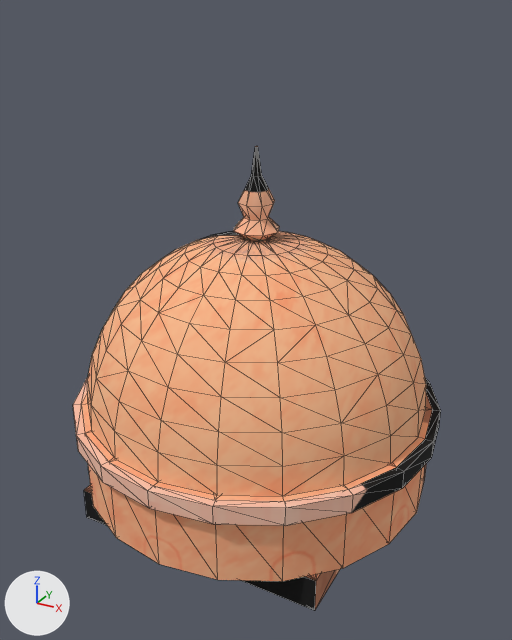
A saved change to the FBX model desert-fps/assets/out/dome/dome.fbx.
The view is the same before and after, from a 50 mm lens placed at (0.0958, -0.1745, 0.1493), pointed at (0.0017, -0.0033, 0.0638). Every picture has the same lights, and +X, +Y and +Z are marked at lower left. The first picture is the older version. Mesh edges are drawn as thin lines. Where no turn or scale is listed for an object, it has been applied to the vertices. Vertices at exactly the same position are counted once.

In view in the first picture: 'dome'.
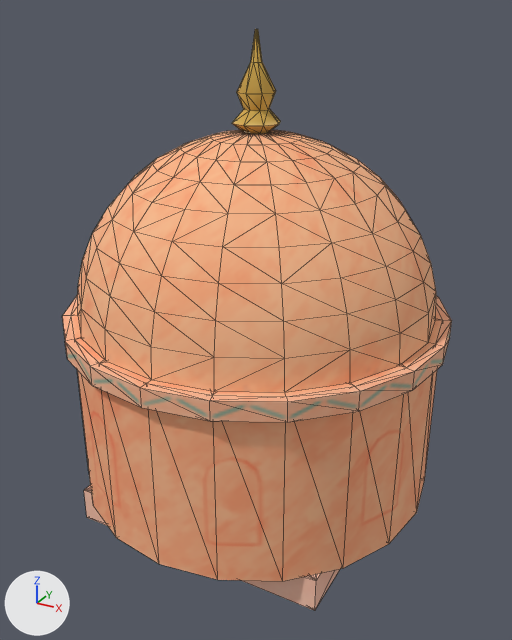
The change, as a list of edits to the scene's bpy script:
```text
Change me_dome:
    used by ob_dome; location = (0.0, 0.0, 0.0)
    remove me_dome.from_pydata(...)  # 632 vertices, 1352 faces; spans x -0.0575..0.0575, y -0.0575..0.0575, z 0.0..0.1145
    add me_dome.from_pydata(...)  # 632 vertices, 1352 faces; spans x -0.0575..0.0575, y -0.0575..0.0575, z 0.0..0.1445
    me_dome part 1: the loose piece of 56 vertices spanning x -0.007..0.007, y -0.007..0.007, z 0.0695..0.1145 is moved by (0.0, 0.0, 0.03)
    me_dome part 2: 480 of the vertices in x -0.0575..0.0575, y -0.0575..0.0575, z 0.0311..0.0885 are moved by (0.0, 0.0, 0.03)
    me_dome part 3: 1204 kept faces spanning x -0.0575..0.0575, y -0.0575..0.0575, z 0.0..0.1445 get new texture (UV) coordinates
```

Where the change shows, as pixel boxes [x1, y1, x2, y2] in the pictures (512 x 640 px; the box of a moved part takes in the faces that stretch with it):
'dome', reshaped (25% taller): before [73, 146, 441, 611]; after [62, 29, 452, 611]
part 1 of me_dome, moved or reshaped: before [233, 146, 279, 241]; after [232, 29, 281, 134]
part 2 of me_dome, moved or reshaped: before [73, 231, 441, 581]; after [62, 130, 452, 581]
part 3 of me_dome, surface changed: before [73, 146, 441, 611]; after [62, 29, 452, 611]
